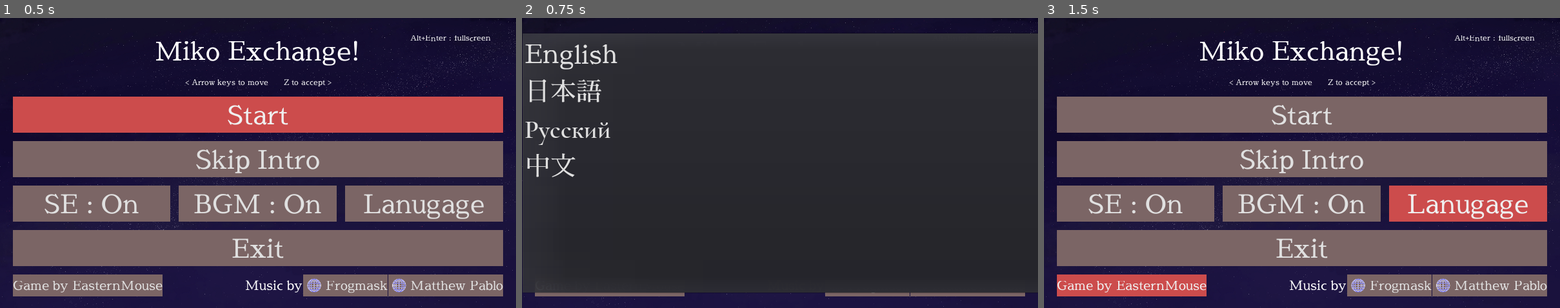
Above: before the commit, frames 1-3 (left to right).
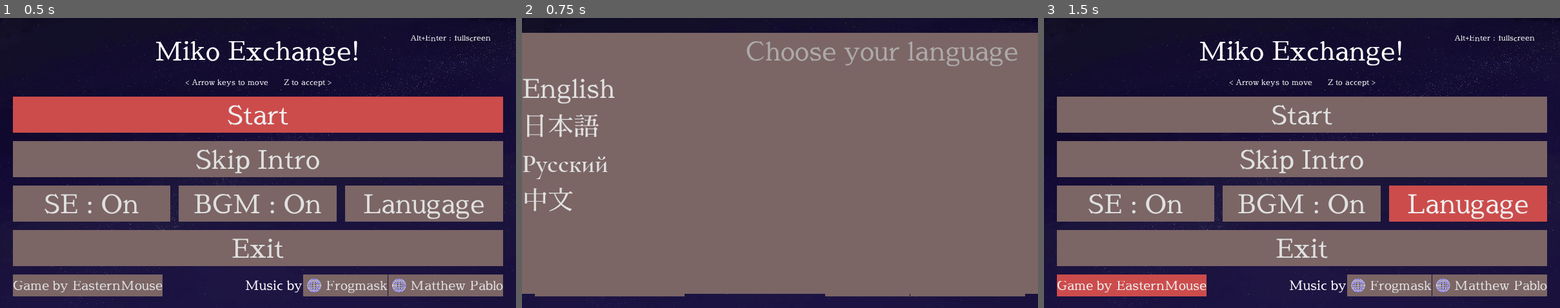
Above: after the commit, the same moments.

Repository: EasternMouse/miko-exchange
Game: Godot game, scene res://src/scenes/MainMenu.tscn
The game is run twice, just before and just after one commit, with the same random seed, the same clock (stepped at 60 frames per second) and the same inputs.
Inputs:
- Up to frame 1 (0.5 s): no input
- Up to frame 2 (0.75 s): click "Lanugage" at 0.5 s
- Up to frame 3 (1.5 s): click "Game by EasternMouse" at 1.25 s

Frame 1 is identical in both runs. In frame 2, 90% of the frame differs, in the area x 0-100%, y 5-96%; in frame 3, nothing differs.

Commit message:
Langauge selector additions. SE button fix

Diff:
--- a/src/Theme.tres
+++ b/src/Theme.tres
@@ -30,3 +30,21 @@
 Button/styles/hover = SubResource( 2 )
 Button/styles/normal = SubResource( 3 )
 Button/styles/pressed = null
+PopupMenu/colors/font_color = Color( 0.88, 0.88, 0.88, 1 )
+PopupMenu/colors/font_color_accel = Color( 0.7, 0.7, 0.7, 0.8 )
+PopupMenu/colors/font_color_disabled = Color( 0.729412, 0.729412, 0.729412, 0.8 )
+PopupMenu/colors/font_color_hover = Color( 0.88, 0.88, 0.88, 1 )
+PopupMenu/constants/hseparation = 4
+PopupMenu/constants/vseparation = 4
+PopupMenu/fonts/font = null
+PopupMenu/icons/checked = null
+PopupMenu/icons/radio_checked = null
+PopupMenu/icons/radio_unchecked = null
+PopupMenu/icons/submenu = null
+PopupMenu/icons/unchecked = null
+PopupMenu/styles/hover = SubResource( 2 )
+PopupMenu/styles/labeled_separator_left = null
+PopupMenu/styles/labeled_separator_right = null
+PopupMenu/styles/panel = SubResource( 3 )
+PopupMenu/styles/panel_disabled = null
+PopupMenu/styles/separator = null
--- a/src/scenes/MainMenu.gd
+++ b/src/scenes/MainMenu.gd
@@ -45,11 +45,6 @@
 
 func _on_ButtonSound_pressed():
 	BgmControl.option_sound = not BgmControl.option_sound
-	if BgmControl.option_sound:
-		BgmControl.start_playing(music)
-		pass
-	else:
-		BgmControl.start_playing("")
 
 	BgmControl.save_settings()
 	load_text()
@@ -98,3 +93,7 @@
 		2: TranslationServer.set_locale("ru")
 		3: TranslationServer.set_locale("zh")
 	load_text()
+
+
+func _on_LanguagePopupMenu_about_to_show() -> void:
+	pass # Replace with function body.
--- a/src/scenes/MainMenu.tscn
+++ b/src/scenes/MainMenu.tscn
@@ -61,7 +61,7 @@
 
 [node name="VBoxContainer" type="VBoxContainer" parent="MarginContainer"]
 margin_right = 2680.0
-margin_bottom = 1151.0
+margin_bottom = 985.0
 grow_horizontal = 2
 grow_vertical = 2
 custom_constants/separation = 32
@@ -71,9 +71,8 @@
 }
 
 [node name="Label" type="Label" parent="MarginContainer/VBoxContainer"]
-margin_top = 83.0
-margin_right = 2680.0
-margin_bottom = 217.0
+margin_right = 2680.0
+margin_bottom = 134.0
 size_flags_vertical = 1
 text = "NAME"
 align = 1
@@ -83,9 +82,9 @@
 }
 
 [node name="LabelControls" type="Label" parent="MarginContainer/VBoxContainer"]
-margin_top = 249.0
-margin_right = 2680.0
-margin_bottom = 292.0
+margin_top = 166.0
+margin_right = 2680.0
+margin_bottom = 209.0
 custom_fonts/font = SubResource( 1 )
 text = "CONTROLS_MAIN_MENU"
 align = 1
@@ -94,18 +93,18 @@
 }
 
 [node name="ButtonStart" parent="MarginContainer/VBoxContainer" instance=ExtResource( 3 )]
-margin_top = 324.0
-margin_right = 2680.0
-margin_bottom = 458.0
+margin_top = 241.0
+margin_right = 2680.0
+margin_bottom = 375.0
 focus_neighbour_bottom = NodePath("../ButtonSkipIntro")
 size_flags_vertical = 1
 text = "START"
 path = "res://src/scenes/CutScene.tscn"
 
 [node name="ButtonSkipIntro" parent="MarginContainer/VBoxContainer" instance=ExtResource( 3 )]
-margin_top = 490.0
-margin_right = 2680.0
-margin_bottom = 624.0
+margin_top = 407.0
+margin_right = 2680.0
+margin_bottom = 541.0
 focus_neighbour_top = NodePath("../ButtonStart")
 focus_neighbour_bottom = NodePath("../HBoxContainer/ButtonSound")
 size_flags_vertical = 1
@@ -113,9 +112,9 @@
 path = "res://src/scenes/GameScene.tscn"
 
 [node name="HBoxContainer" type="HBoxContainer" parent="MarginContainer/VBoxContainer"]
-margin_top = 656.0
-margin_right = 2680.0
-margin_bottom = 790.0
+margin_top = 573.0
+margin_right = 2680.0
+margin_bottom = 707.0
 custom_constants/separation = 32
 alignment = 1
 
@@ -152,18 +151,18 @@
 text = "LANGUAGE"
 
 [node name="ButtonExit" type="Button" parent="MarginContainer/VBoxContainer"]
-margin_top = 822.0
-margin_right = 2680.0
-margin_bottom = 956.0
+margin_top = 739.0
+margin_right = 2680.0
+margin_bottom = 873.0
 focus_neighbour_top = NodePath("../HBoxContainer/ButtonSound")
 focus_neighbour_bottom = NodePath("../Credits/ButtonCreditsGame")
 mouse_filter = 2
 text = "EXIT"
 
 [node name="Credits" type="HBoxContainer" parent="MarginContainer/VBoxContainer"]
-margin_top = 988.0
-margin_right = 2680.0
-margin_bottom = 1068.0
+margin_top = 905.0
+margin_right = 2680.0
+margin_bottom = 985.0
 alignment = 1
 
 [node name="ButtonCreditsGame" type="Button" parent="MarginContainer/VBoxContainer/Credits"]
@@ -215,18 +214,17 @@
 text = "CREDITS_MUSIC_MATTHEW"
 icon = ExtResource( 6 )
 
-[node name="AudioStreamPlayer" type="AudioStreamPlayer" parent="."]
-
 [node name="LanguagePopupMenu" type="PopupMenu" parent="."]
 margin_left = 48.0
 margin_top = 54.0
 margin_right = 2728.0
 margin_bottom = 1026.0
-popup_exclusive = true
-items = [ "English", null, 0, false, false, 0, 0, null, "", false, "日本語", null, 0, false, false, 1, 0, null, "", false, "Русский", null, 0, false, false, 2, 0, null, "", false, "中文", null, 0, false, false, 3, 0, null, "", false ]
-__meta__ = {
-"_edit_use_anchors_": false
-}
+items = [ "Choose your language", null, 0, false, false, 99, 0, null, "", true, "English", null, 0, false, false, 0, 0, null, "", false, "日本語", null, 0, false, false, 1, 0, null, "", false, "Русский", null, 0, false, false, 2, 0, null, "", false, "中文", null, 0, false, false, 3, 0, null, "", false ]
+__meta__ = {
+"_edit_use_anchors_": false
+}
+
+[node name="AudioStreamPlayer" type="AudioStreamPlayer" parent="."]
 [connection signal="pressed" from="MarginContainer/VBoxContainer/HBoxContainer/ButtonSound" to="." method="_on_ButtonSound_pressed"]
 [connection signal="pressed" from="MarginContainer/VBoxContainer/HBoxContainer/ButtonMusic" to="." method="_on_ButtonMusic_pressed"]
 [connection signal="pressed" from="MarginContainer/VBoxContainer/HBoxContainer/ButtonLanguage" to="." method="_on_ButtonLanguage_pressed"]
@@ -234,4 +232,5 @@
 [connection signal="pressed" from="MarginContainer/VBoxContainer/Credits/ButtonCreditsGame" to="." method="_on_ButtonCreditsGame_pressed"]
 [connection signal="pressed" from="MarginContainer/VBoxContainer/Credits/ButtonCreditsMusicFrogMask" to="." method="_on_ButtonCreditsMusicFrogMask_pressed"]
 [connection signal="pressed" from="MarginContainer/VBoxContainer/Credits/ButtonCreditsMusicMatthew" to="." method="_on_ButtonCreditsMusicMatthew_pressed"]
+[connection signal="about_to_show" from="LanguagePopupMenu" to="." method="_on_LanguagePopupMenu_about_to_show"]
 [connection signal="id_pressed" from="LanguagePopupMenu" to="." method="_on_LanguagePopupMenu_id_pressed"]
